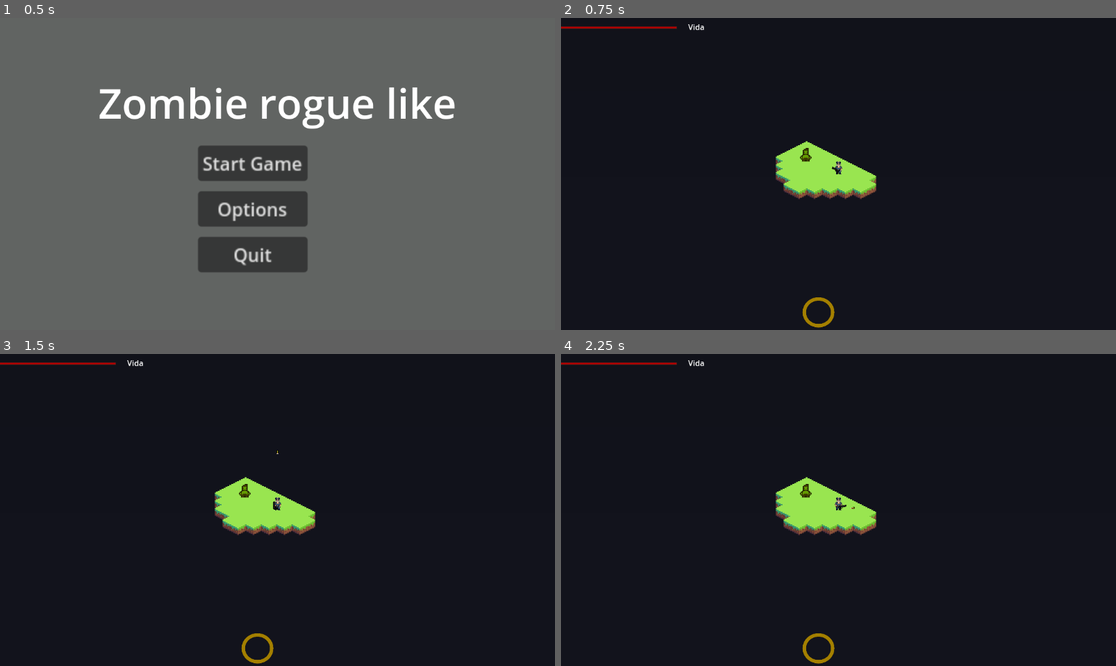
Above: before the commit, frames 1-4 (two rows, left to right).
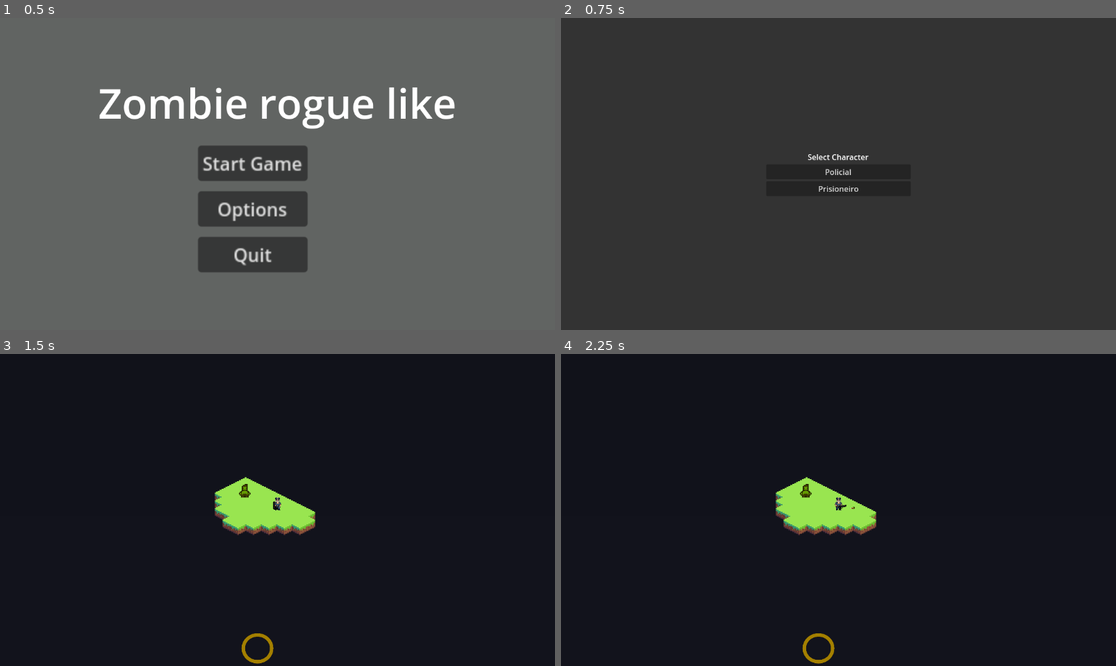
Above: after the commit, the same moments.

Repository: Kennykiller36/project-rogue-zombie
Game: Godot game, scene res://scenes/main_menu_scene/main_menu.tscn
The game is run twice, just before and just after one commit, with the same random seed, the same clock (stepped at 60 frames per second) and the same inputs.
Inputs (mouse positions are in pixels of both pictures, inside the frame that each line leads up to):
- Up to frame 1 (0.5 s): no input
- Up to frame 2 (0.75 s): click "Start Game" at 0.5 s
- Up to frame 3 (1.5 s): click (277, 506) at 1.25 s, where only the run after the commit has a clickable "Policial"
- Up to frame 4 (2.25 s): tap Enter at 2 s; move the mouse to (960, 494) at 2.02 s; hold C (addHabilidade) from 2.03 s (still down); click (960, 494) at 2.17 s

Frame 1 is identical in both runs. In frame 2, 99% of the frame differs, in the area x 0-100%, y 0-100%; in frame 3, 0.2%; in frame 4, 0.2%.

Commit message:
Add selecao de personagens no jogo

Diff:
--- /dev/null
+++ b/globals/game_data.gd
@@ -0,0 +1,3 @@
+extends Node
+
+var selected_player_data: Resource = null
--- a/project.godot
+++ b/project.godot
@@ -18,6 +18,7 @@
 [autoload]
 
 ConfigFileHandler="*res://scenes/options_menu_scene/config_file_handler.gd"
+GameData="*res://globals/game_data.gd"
 
 [display]
 
--- a/scenes/main_menu_scene/main_menu.gd
+++ b/scenes/main_menu_scene/main_menu.gd
@@ -5,7 +5,7 @@
 	get_tree().paused = false
 
 func _on_start_pressed():
-	get_tree().change_scene_to_file("res://scenes/test_scene/test_scene.tscn")
+	get_tree().change_scene_to_file("res://scenes/selecao_personagens/character_select.tscn")
 
 func _on_options_pressed():
 	var options_menu_script = load("res://scenes/options_menu_scene/options_menu.gd")
--- /dev/null
+++ b/scenes/selecao_personagens/character_select.gd
@@ -0,0 +1,9 @@
+extends Control
+
+func _on_policial_pressed():
+	GameData.selected_player_data = preload("res://entidades/player/policial.tres")
+	get_tree().change_scene_to_file("res://scenes/test_scene/test_scene.tscn")
+
+func _on_prisioneiro_pressed():
+	GameData.selected_player_data = preload("res://entidades/player/prisioneiro.tres")
+	get_tree().change_scene_to_file("res://scenes/test_scene/test_scene.tscn")
--- /dev/null
+++ b/scenes/selecao_personagens/character_select.tscn
@@ -0,0 +1,56 @@
+[gd_scene load_steps=3 format=3 uid="uid://b00c7entbh6xg"]
+
+[ext_resource type="Script" uid="uid://dd2pl8wqb5uhx" path="res://scenes/selecao_personagens/character_select.gd" id="1_at7tn"]
+
+[sub_resource type="StyleBoxFlat" id="StyleBoxFlat_bg"]
+bg_color = Color(0.2, 0.2, 0.2, 1)
+
+[node name="CharacterSelect" type="Control"]
+layout_mode = 3
+anchors_preset = 15
+anchor_right = 1.0
+anchor_bottom = 1.0
+grow_horizontal = 2
+grow_vertical = 2
+script = ExtResource("1_at7tn")
+
+[node name="Panel" type="Panel" parent="."]
+layout_mode = 1
+anchors_preset = 15
+anchor_right = 1.0
+anchor_bottom = 1.0
+grow_horizontal = 2
+grow_vertical = 2
+theme_override_styles/panel = SubResource("StyleBoxFlat_bg")
+
+[node name="VBoxContainer" type="VBoxContainer" parent="."]
+layout_mode = 1
+anchors_preset = 8
+anchor_left = 0.5
+anchor_top = 0.5
+anchor_right = 0.5
+anchor_bottom = 0.5
+offset_left = -150.0
+offset_top = -100.0
+offset_right = 150.0
+offset_bottom = 100.0
+grow_horizontal = 2
+grow_vertical = 2
+alignment = 1
+
+[node name="Label" type="Label" parent="VBoxContainer"]
+layout_mode = 2
+text = "Select Character"
+horizontal_alignment = 1
+vertical_alignment = 1
+
+[node name="PolicialButton" type="Button" parent="VBoxContainer"]
+layout_mode = 2
+text = "Policial"
+
+[node name="PrisioneiroButton" type="Button" parent="VBoxContainer"]
+layout_mode = 2
+text = "Prisioneiro"
+
+[connection signal="pressed" from="VBoxContainer/PolicialButton" to="." method="_on_policial_pressed"]
+[connection signal="pressed" from="VBoxContainer/PrisioneiroButton" to="." method="_on_prisioneiro_pressed"]
--- a/scenes/test_scene/game_scene_controller.gd
+++ b/scenes/test_scene/game_scene_controller.gd
@@ -8,6 +8,10 @@
 	get_tree().paused = false
 	canvas_layer = CanvasLayer.new()
 	add_child(canvas_layer)
+
+	if GameData.selected_player_data:
+		$Player.player_data = GameData.selected_player_data
+		$Player.player_init()
 
 func _input(event):
 	if event.is_action_pressed("pause"):
--- a/scenes/test_scene/test_scene.tscn
+++ b/scenes/test_scene/test_scene.tscn
@@ -1,10 +1,9 @@
-[gd_scene load_steps=13 format=4 uid="uid://b0jx2rju82gui"]
+[gd_scene load_steps=12 format=4 uid="uid://b0jx2rju82gui"]
 
 [ext_resource type="Texture2D" uid="uid://bijjydsqd471p" path="res://sprites/tiles/isometric_tiles.png" id="1_d3phv"]
 [ext_resource type="Script" uid="uid://q7y4enmoao35" path="res://scenes/test_scene/game_scene_controller.gd" id="1_l4ihe"]
 [ext_resource type="Script" uid="uid://bvbd48pvuv0np" path="res://scenes/test_scene/tile_map_layer.gd" id="2_qicnp"]
 [ext_resource type="PackedScene" uid="uid://chrmr726s6myt" path="res://entidades/player/player.tscn" id="3_xkp7d"]
-[ext_resource type="Resource" uid="uid://c5b22pb2nx8ov" path="res://entidades/player/policial.tres" id="5_vrddd"]
 [ext_resource type="PackedScene" uid="uid://bwk1s1m7hif1b" path="res://scenes/aba_dialogos/ui_dialogo.tscn" id="6_vrddd"]
 [ext_resource type="PackedScene" uid="uid://qf84jogtbtmc" path="res://entidades/npc_dialogo/npc_da_run.tscn" id="7_vrddd"]
 
@@ -59,7 +58,6 @@
 
 [node name="Player" parent="." instance=ExtResource("3_xkp7d")]
 position = Vector2(17, -26)
-player_data = ExtResource("5_vrddd")
 
 [node name="Camera2D" type="Camera2D" parent="Player"]
 zoom = Vector2(2, 2)
@@ -67,7 +65,7 @@
 [node name="Sprite2D" type="Sprite2D" parent="Player"]
 z_index = -3
 texture_filter = 1
-position = Vector2(5.9999995, 2.9999998)
+position = Vector2(0, 5.9999995)
 scale = Vector2(42.758404, -89.53091)
 texture = SubResource("GradientTexture2D_brqnf")
 
Not shown, added: globals/game_data.gd.uid
Not shown, added: scenes/selecao_personagens/character_select.gd.uid
